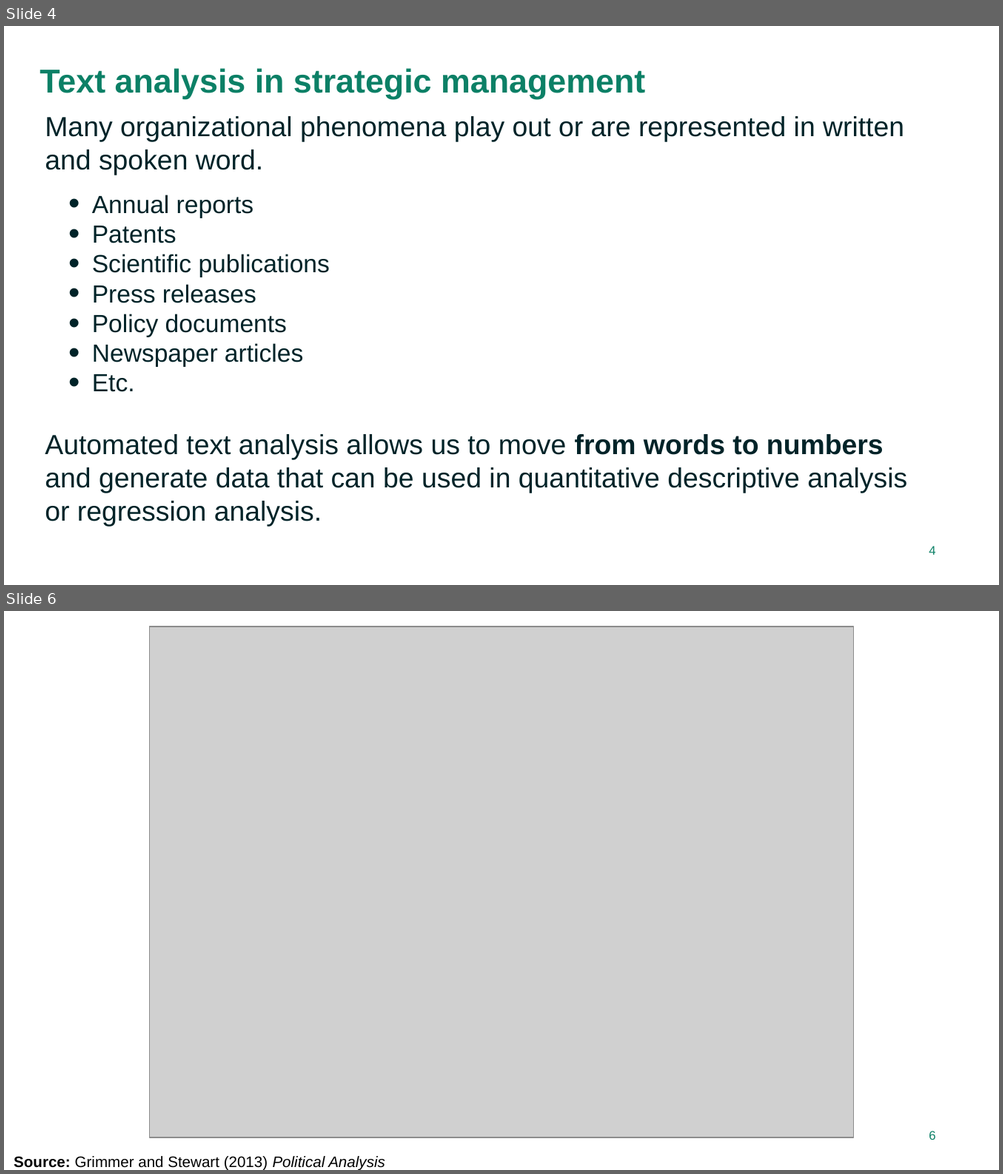
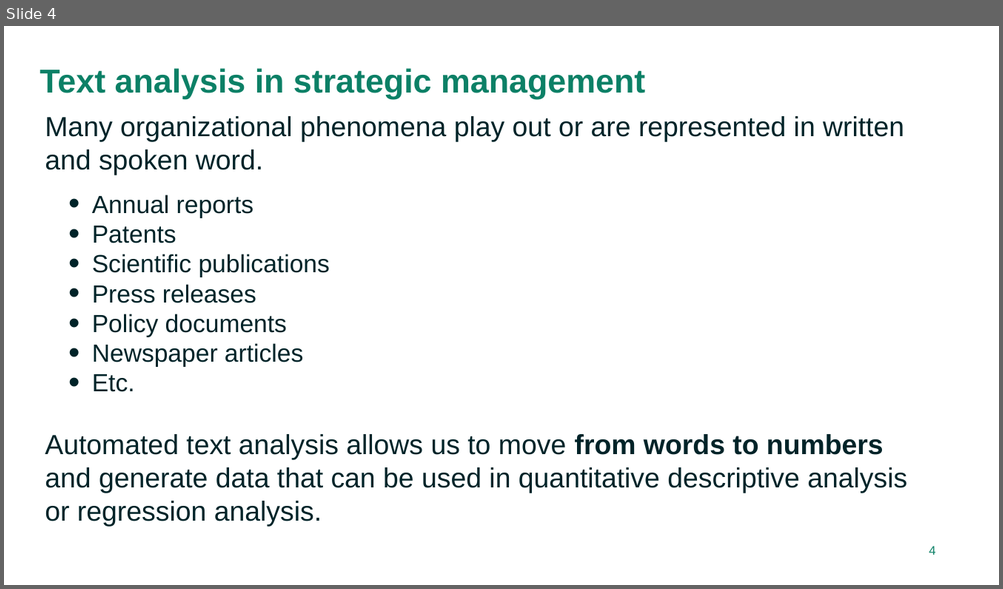
Before and after one commit to RFJHaans/SMS_2022_topicmodeling, a slide deck: Topic modeling workshop.pptx. Shown one above the other, each under a label of ours: slides 4 and 6 before the commit, slide 4 after it; the slides between them are not shown. The pictures are 1003x1174 and 1003x589 pixels, drawn with LibreOffice and Linux fonts; fonts in the diff are those of the drawing; grey boxes stand for pictures. Boxes give left, top, right and bottom in pixels: in the first picture for what was removed or moved away, otherwise in the second. Text is boxed around its words. In the diff, an @@ line names an element or a change of style, - is before the commit and + after.

```diff
--- a/Topic modeling workshop.pptx
+++ b/Topic modeling workshop.pptx
@@ slide 6 removed at (4, 611, 999, 1170), background #FFFFFF @@
@@ picture removed at (149, 627, 852, 1138) @@
@@ page number removed at (928, 1131, 935, 1140) @@
-6
@@ text removed at (14, 1156, 385, 1170) @@
-Source: Grimmer and Stewart (2013) Political Analysis
```
Also in this commit, not shown: 7 slides changed, 3 slides added, 9 other slides removed.
